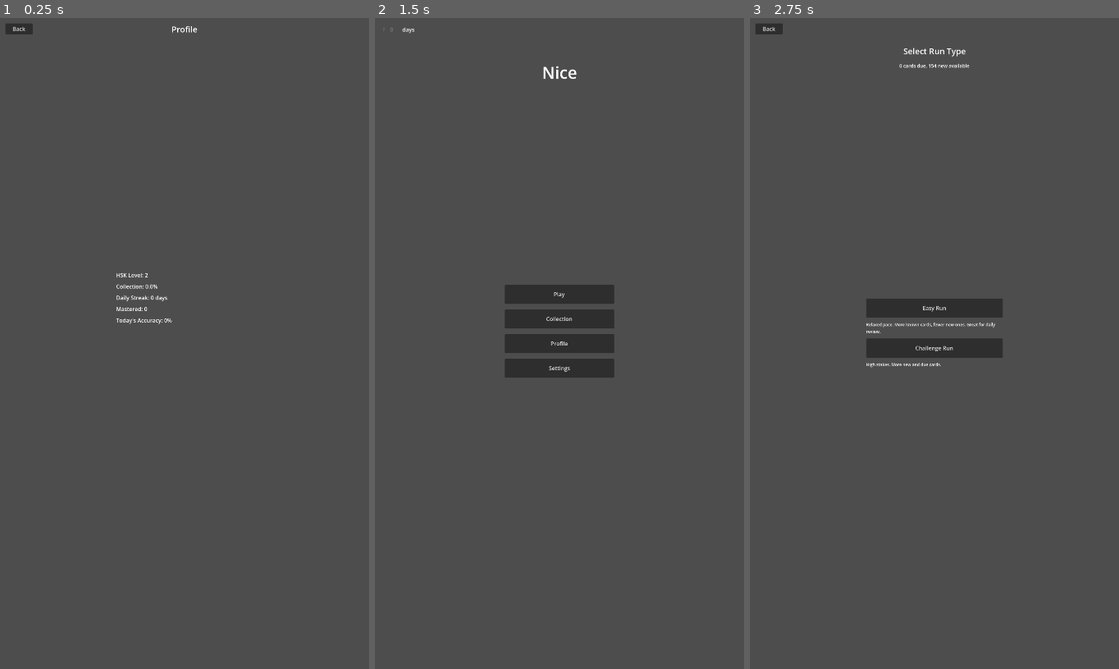
Above: before the commit, frames 1-3 (left to right).
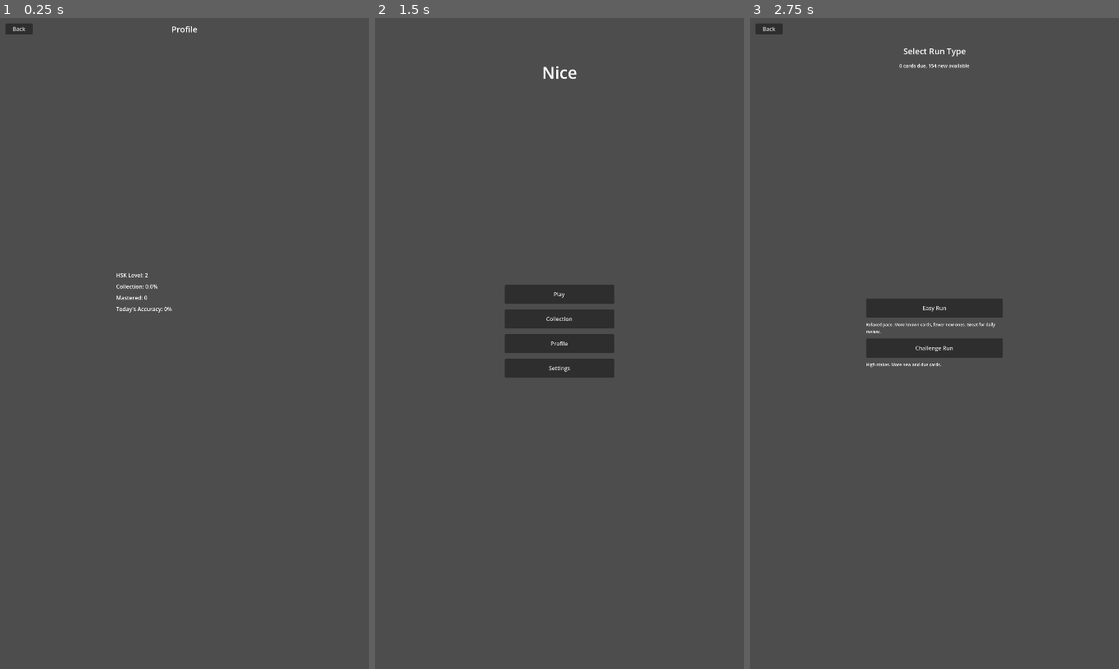
Above: after the commit, the same moments.

Repository: mikechin/Nice
Game: Godot game, scene res://scenes/screens/profile_screen.tscn
Two runs of this game, one before a commit and one after it. Both use one fixed random seed, a clock stepped at 60 frames per second and the inputs below. This scene is started directly instead of the project's main scene.
Inputs (mouse positions are in pixels of both pictures, inside the frame that each line leads up to):
- Up to frame 1 (0.25 s): no input
- Up to frame 2 (1.5 s): tap Enter at 0.5 s; move the mouse to (640, 310) at 0.52 s; click (640, 310) at 0.67 s; click "Back" at 1.25 s
- Up to frame 3 (2.75 s): click "Play" at 2 s

The runs differ from the first frame. In frame 1, 0.2% of the frame differs, in the area x 31-47%, y 42-48%; in frame 2, less than 0.1%; in frame 3, nothing differs.

Commit message:
Remove daily streak system
Deletes StreakTracker, StreakDisplay, and removes daily_streak from
GameState along with the streak_updated/streak_broken signals. Strips
streak references from MainMenu, ProfileScreen, MilestoneTracker, and
the test suites. Design intent for streaks remains in planning.md
(dopamine map, design philosophy) — only the implementation is gone.

Co-Authored-By: Claude Opus 4.6 (1M context) <noreply@anthropic.com>

Diff:
--- a/godot-project/scenes/components/streak_display.gd
+++ /dev/null
@@ -1,114 +0,0 @@
-## StreakDisplay — Shows the player's daily streak with a flame icon and day count.
-## Animates on streak updates. Gray when streak is 0.
-class_name StreakDisplay
-extends Control
-
-@onready var _flame_label: Label = $FlameLabel if has_node("FlameLabel") else null
-@onready var _count_label: Label = $CountLabel if has_node("CountLabel") else null
-@onready var _days_label: Label = $DaysLabel if has_node("DaysLabel") else null
-
-var _current_streak: int = 0
-var _tween: Tween
-
-const FLAME_ACTIVE_COLOR := Color(1.0, 0.5, 0.0)
-const FLAME_INACTIVE_COLOR := Color(0.4, 0.4, 0.4)
-const COUNT_ACTIVE_COLOR := Color(1.0, 0.85, 0.0)
-const COUNT_INACTIVE_COLOR := Color(0.5, 0.5, 0.5)
-
-
-func _ready() -> void:
-	_warn_missing_nodes()
-	SignalBus.streak_updated.connect(_on_streak_updated)
-	SignalBus.streak_broken.connect(_on_streak_broken)
-	_current_streak = GameState.daily_streak
-
-
-func _exit_tree() -> void:
-	SignalBus.streak_updated.disconnect(_on_streak_updated)
-	SignalBus.streak_broken.disconnect(_on_streak_broken)
-	_update_display()
-
-
-func set_streak(days: int) -> void:
-	var old_streak := _current_streak
-	_current_streak = days
-	_update_display()
-	if days > old_streak and days > 0:
-		_animate_streak_up()
-
-
-func get_streak() -> int:
-	return _current_streak
-
-
-func _update_display() -> void:
-	var is_active: bool = _current_streak > 0
-
-	if _flame_label:
-		_flame_label.text = "F"
-		_flame_label.add_theme_color_override("font_color",
-			FLAME_ACTIVE_COLOR if is_active else FLAME_INACTIVE_COLOR
-		)
-
-	if _count_label:
-		_count_label.text = str(_current_streak)
-		_count_label.add_theme_color_override("font_color",
-			COUNT_ACTIVE_COLOR if is_active else COUNT_INACTIVE_COLOR
-		)
-
-	if _days_label:
-		if _current_streak == 1:
-			_days_label.text = "day"
-		else:
-			_days_label.text = "days"
-
-
-func _animate_streak_up() -> void:
-	_kill_tween()
-	_tween = create_tween()
-	_tween.tween_property(self, "scale", Vector2(1.2, 1.2), 0.1).set_ease(Tween.EASE_OUT).set_trans(Tween.TRANS_BACK)
-	_tween.tween_property(self, "scale", Vector2.ONE, 0.15)
-
-
-func _animate_streak_broken() -> void:
-	_kill_tween()
-	_tween = create_tween()
-
-	# Shake
-	var orig_pos := position
-	_tween.tween_property(self, "position", orig_pos + Vector2(6, 0), 0.04)
-	_tween.tween_property(self, "position", orig_pos - Vector2(6, 0), 0.04)
-	_tween.tween_property(self, "position", orig_pos + Vector2(3, 0), 0.04)
-	_tween.tween_property(self, "position", orig_pos, 0.04)
-
-	# Fade to gray
-	if _flame_label:
-		_tween.parallel().tween_property(_flame_label, "modulate", Color(0.5, 0.5, 0.5), 0.3)
-		_tween.tween_callback(func() -> void:
-			if _flame_label:
-				_flame_label.modulate = Color.WHITE
-		)
-
-
-func _on_streak_updated(days: int) -> void:
-	set_streak(days)
-
-
-func _on_streak_broken() -> void:
-	_current_streak = 0
-	_update_display()
-	_animate_streak_broken()
-
-
-func _kill_tween() -> void:
-	if _tween and _tween.is_valid():
-		_tween.kill()
-
-
-func _warn_missing_nodes() -> void:
-	if _flame_label == null:
-		push_warning("streak_display.gd: missing node _flame_label")
-	if _count_label == null:
-		push_warning("streak_display.gd: missing node _count_label")
-	if _days_label == null:
-		push_warning("streak_display.gd: missing node _days_label")
--- a/godot-project/scenes/components/streak_display.tscn
+++ /dev/null
@@ -1,31 +0,0 @@
-[gd_scene load_steps=2 format=3]
-
-[ext_resource type="Script" path="res://scenes/components/streak_display.gd" id="1_script"]
-
-[node name="StreakDisplay" type="Control"]
-custom_minimum_size = Vector2(100, 36)
-script = ExtResource("1_script")
-
-[node name="FlameLabel" type="Label" parent="."]
-layout_mode = 1
-offset_right = 24.0
-offset_bottom = 36.0
-text = "F"
-horizontal_alignment = 1
-vertical_alignment = 1
-
-[node name="CountLabel" type="Label" parent="."]
-layout_mode = 1
-offset_left = 28.0
-offset_right = 60.0
-offset_bottom = 36.0
-text = "0"
-vertical_alignment = 1
-
-[node name="DaysLabel" type="Label" parent="."]
-layout_mode = 1
-offset_left = 64.0
-offset_right = 120.0
-offset_bottom = 36.0
-text = "days"
-vertical_alignment = 1
--- a/godot-project/scenes/screens/main_menu.gd
+++ b/godot-project/scenes/screens/main_menu.gd
@@ -8,7 +8,6 @@
 @onready var _profile_button: Button = $VBoxContainer/ProfileButton if has_node("VBoxContainer/ProfileButton") else null
 @onready var _settings_button: Button = $VBoxContainer/SettingsButton if has_node("VBoxContainer/SettingsButton") else null
 @onready var _title_label: Label = $TitleLabel if has_node("TitleLabel") else null
-@onready var _streak_display: Control = $StreakDisplay if has_node("StreakDisplay") else null
 
 
 func _ready() -> void:
@@ -17,12 +16,6 @@
 	_update_displays()
 	GameState.check_daily_reset()
 	AudioManager.play_music("main_menu")
-
-	SignalBus.streak_updated.connect(_on_streak_updated)
-
-
-func _exit_tree() -> void:
-	SignalBus.streak_updated.disconnect(_on_streak_updated)
 
 
 func _connect_buttons() -> void:
@@ -39,8 +32,6 @@
 func _update_displays() -> void:
 	if _title_label:
 		_title_label.text = "Nice"
-	if _streak_display and _streak_display.has_method("set_streak"):
-		_streak_display.set_streak(GameState.daily_streak)
 
 
 func _on_play_pressed() -> void:
@@ -63,11 +54,6 @@
 	SignalBus.screen_transition_requested.emit("settings")
 
 
-func _on_streak_updated(days: int) -> void:
-	if _streak_display and _streak_display.has_method("set_streak"):
-		_streak_display.set_streak(days)
-
-
 func _warn_missing_nodes() -> void:
 	if _play_button == null:
 		push_warning("main_menu.gd: missing node _play_button")
@@ -79,5 +65,3 @@
 		push_warning("main_menu.gd: missing node _settings_button")
 	if _title_label == null:
 		push_warning("main_menu.gd: missing node _title_label")
-	if _streak_display == null:
-		push_warning("main_menu.gd: missing node _streak_display")
--- a/godot-project/scenes/screens/main_menu.tscn
+++ b/godot-project/scenes/screens/main_menu.tscn
@@ -1,7 +1,6 @@
 [gd_scene format=3 uid="uid://3kx6fremdjys"]
 
 [ext_resource type="Script" uid="uid://creial77phmsh" path="res://scenes/screens/main_menu.gd" id="1_script"]
-[ext_resource type="PackedScene" path="res://scenes/components/streak_display.tscn" id="3_streak"]
 
 [node name="MainMenu" type="Control" unique_id=891755112]
 layout_mode = 3
@@ -26,14 +25,6 @@
 text = "Nice"
 horizontal_alignment = 1
 vertical_alignment = 1
-
-[node name="StreakDisplay" parent="." unique_id=2108767143 instance=ExtResource("3_streak")]
-layout_mode = 1
-anchors_preset = 0
-offset_left = 16.0
-offset_top = 16.0
-offset_right = 136.0
-offset_bottom = 52.0
 
 [node name="VBoxContainer" type="VBoxContainer" parent="." unique_id=1988387506]
 layout_mode = 1
--- a/godot-project/scenes/screens/profile_screen.gd
+++ b/godot-project/scenes/screens/profile_screen.gd
@@ -1,11 +1,10 @@
-## ProfileScreen — Displays player stats: HSK level, mastery percentage, streak,
+## ProfileScreen — Displays player stats: HSK level, mastery percentage,
 ## total mastered characters, and overall accuracy. Reads from GameState.
 class_name ProfileScreen
 extends Control
 
 @onready var _hsk_label: Label = $StatsContainer/HskLabel if has_node("StatsContainer/HskLabel") else null
 @onready var _mastery_label: Label = $StatsContainer/MasteryLabel if has_node("StatsContainer/MasteryLabel") else null
-@onready var _streak_label: Label = $StatsContainer/StreakLabel if has_node("StatsContainer/StreakLabel") else null
 @onready var _mastered_label: Label = $StatsContainer/MasteredLabel if has_node("StatsContainer/MasteredLabel") else null
 @onready var _accuracy_label: Label = $StatsContainer/AccuracyLabel if has_node("StatsContainer/AccuracyLabel") else null
 @onready var _tier_breakdown: VBoxContainer = $TierBreakdown if has_node("TierBreakdown") else null
@@ -21,12 +20,10 @@
 	_update_stats()
 
 	SignalBus.character_mastered.connect(_on_character_mastered)
-	SignalBus.streak_updated.connect(_on_streak_updated)
 
 
 func _exit_tree() -> void:
 	SignalBus.character_mastered.disconnect(_on_character_mastered)
-	SignalBus.streak_updated.disconnect(_on_streak_updated)
 
 
 func _update_stats() -> void:
@@ -53,10 +50,6 @@
 	var total_mastered: int = epic_chars.size() + legend_chars.size()
 	if _mastered_label:
 		_mastered_label.text = "Mastered: %d" % total_mastered
-
-	# Streak
-	if _streak_label:
-		_streak_label.text = "Daily Streak: %d days" % GameState.daily_streak
 
 	# Accuracy
 	var answered: int = GameState.cards_answered_today
@@ -101,10 +94,6 @@
 	_update_stats()
 
 
-func _on_streak_updated(_days: int) -> void:
-	_update_stats()
-
-
 func _on_back_pressed() -> void:
 	SignalBus.screen_transition_requested.emit("main_menu")
 
@@ -114,8 +103,6 @@
 		push_warning("profile_screen.gd: missing node _hsk_label")
 	if _mastery_label == null:
 		push_warning("profile_screen.gd: missing node _mastery_label")
-	if _streak_label == null:
-		push_warning("profile_screen.gd: missing node _streak_label")
 	if _mastered_label == null:
 		push_warning("profile_screen.gd: missing node _mastered_label")
 	if _accuracy_label == null:
--- a/godot-project/scenes/screens/profile_screen.tscn
+++ b/godot-project/scenes/screens/profile_screen.tscn
@@ -56,10 +56,6 @@
 layout_mode = 2
 text = "Collection: --"
 
-[node name="StreakLabel" type="Label" parent="StatsContainer"]
-layout_mode = 2
-text = "Daily Streak: --"
-
 [node name="MasteredLabel" type="Label" parent="StatsContainer"]
 layout_mode = 2
 text = "Mastered: --"
--- a/godot-project/src/autoload/game_state.gd
+++ b/godot-project/src/autoload/game_state.gd
@@ -5,7 +5,6 @@
 
 # --- Player Profile ---
 var player_hsk_level: int = 2
-var daily_streak: int = 0
 var last_play_date: String = ""
 var unlocked_characters: Dictionary = {}  # character -> true
 
@@ -83,7 +82,6 @@
 func to_save_dict() -> Dictionary:
 	return {
 		"player_hsk_level": player_hsk_level,
-		"daily_streak": daily_streak,
 		"last_play_date": last_play_date,
 		"unlocked_characters": unlocked_characters,
 		"cards_answered_today": cards_answered_today,
@@ -94,7 +92,6 @@
 
 func load_from_dict(data: Dictionary) -> void:
 	player_hsk_level = data.get("player_hsk_level", 2)
-	daily_streak = data.get("daily_streak", 0)
 	last_play_date = data.get("last_play_date", "")
 	unlocked_characters = data.get("unlocked_characters", {})
 	cards_answered_today = data.get("cards_answered_today", 0)
--- a/godot-project/src/autoload/signal_bus.gd
+++ b/godot-project/src/autoload/signal_bus.gd
@@ -22,8 +22,6 @@
 signal hsk_level_changed(old_level: int, new_level: int)
 signal character_mastered(character: String)
 signal character_decaying(character: String)
-signal streak_updated(days: int)
-signal streak_broken()
 signal milestone_achieved(milestone_id: String)
 
 # --- UI Signals ---
--- a/godot-project/src/progression/milestone_tracker.gd
+++ b/godot-project/src/progression/milestone_tracker.gd
@@ -54,11 +54,6 @@
 		set_progress("mastery_100", stats["total_characters_mastered"])
 		set_progress("mastery_500", stats["total_characters_mastered"])
 
-	if stats.has("current_streak"):
-		set_progress("streak_7", stats["current_streak"])
-		set_progress("streak_30", stats["current_streak"])
-		set_progress("streak_100", stats["current_streak"])
-
 	if stats.has("total_runs"):
 		set_progress("runs_10", stats["total_runs"])
 		set_progress("runs_100", stats["total_runs"])
--- a/godot-project/src/progression/streak_tracker.gd
+++ /dev/null
@@ -1,67 +0,0 @@
-## StreakTracker — Tracks daily play streaks.
-class_name StreakTracker
-extends RefCounted
-
-var current_streak: int = 0
-var longest_streak: int = 0
-var last_play_date: String = ""
-
-
-func record_today() -> void:
-	var today := _get_today()
-	if today == last_play_date:
-		return  # Already recorded today
-
-	if _is_consecutive(last_play_date, today):
-		current_streak += 1
-	else:
-		# Streak broken — reset
-		if current_streak > 0:
-			SignalBus.streak_broken.emit()
-		current_streak = 1
-
-	longest_streak = maxi(longest_streak, current_streak)
-	last_play_date = today
-	SignalBus.streak_updated.emit(current_streak)
-
-
-func check_streak_broken() -> bool:
-	var today := _get_today()
-	if last_play_date == "":
-		return false
-	return not _is_consecutive(last_play_date, today) and last_play_date != today
-
-
-func get_streak() -> int:
-	return current_streak
-
-
-func _get_today() -> String:
-	var dt := Time.get_datetime_dict_from_system()
-	return "%04d-%02d-%02d" % [dt["year"], dt["month"], dt["day"]]
-
-
-func _is_consecutive(date_a: String, date_b: String) -> bool:
-	if date_a == "" or date_b == "":
-		return false
-	# Parse dates and check if b is exactly 1 day after a
-	var unix_a := Time.get_unix_time_from_datetime_string(date_a + "T00:00:00")
-	var unix_b := Time.get_unix_time_from_datetime_string(date_b + "T00:00:00")
-	var diff := unix_b - unix_a
-	return diff > 0 and diff <= 86400
-
-
-func to_dict() -> Dictionary:
-	return {
-		"current_streak": current_streak,
-		"longest_streak": longest_streak,
-		"last_play_date": last_play_date,
-	}
-
-
-static func from_dict(data: Dictionary) -> StreakTracker:
-	var st := StreakTracker.new()
-	st.current_streak = data.get("current_streak", 0)
-	st.longest_streak = data.get("longest_streak", 0)
-	st.last_play_date = data.get("last_play_date", "")
-	return st
--- a/godot-project/tests/autoload/test_game_state.gd
+++ b/godot-project/tests/autoload/test_game_state.gd
@@ -15,14 +15,12 @@
 func test_to_save_dict_has_expected_keys() -> void:
 	var d := state.to_save_dict()
 	assert_bool(d.has("player_hsk_level")).is_true()
-	assert_bool(d.has("daily_streak")).is_true()
 	assert_bool(d.has("session_history")).is_true()
 
 
 func test_to_save_dict_default_values() -> void:
 	var d := state.to_save_dict()
 	assert_int(d["player_hsk_level"]).is_equal(2)
-	assert_int(d["daily_streak"]).is_equal(0)
 
 
 func test_initial_run_state() -> void:
@@ -33,7 +31,6 @@
 func test_load_from_dict_restores_state() -> void:
 	var data := {
 		"player_hsk_level": 4,
-		"daily_streak": 7,
 		"last_play_date": "2024-01-15",
 		"unlocked_characters": {},
 		"cards_answered_today": 10,
@@ -42,7 +39,6 @@
 	}
 	state.load_from_dict(data)
 	assert_int(state.player_hsk_level).is_equal(4)
-	assert_int(state.daily_streak).is_equal(7)
 
 
 func test_to_save_dict_includes_daily_stats() -> void:
--- a/godot-project/tests/autoload/test_signal_bus.gd
+++ b/godot-project/tests/autoload/test_signal_bus.gd
@@ -29,5 +29,4 @@
 
 func test_has_progression_signals() -> void:
 	assert_bool(bus.has_signal("character_mastered")).is_true()
-	assert_bool(bus.has_signal("streak_updated")).is_true()
 	assert_bool(bus.has_signal("milestone_achieved")).is_true()
--- a/godot-project/tests/progression/test_milestone_tracker.gd
+++ b/godot-project/tests/progression/test_milestone_tracker.gd
@@ -16,18 +16,11 @@
 	a1.reward_coins = 50
 	defs.append(a1)
 
-	var a2 := AchievementData.new()
-	a2.achievement_id = "streak_7"
-	a2.title = "One Week Streak"
-	a2.requirement_value = 7
-	a2.reward_coins = 100
-	defs.append(a2)
-
 	tracker.register_definitions(defs)
 
 
 func test_register_definitions_sets_count() -> void:
-	assert_int(tracker.get_total_count()).is_equal(2)
+	assert_int(tracker.get_total_count()).is_equal(1)
 
 
 func test_set_progress_and_get_progress() -> void:
@@ -69,16 +62,9 @@
 	assert_bool("mastery_10" in newly).is_true()
 
 
-func test_update_from_stats_streak() -> void:
-	var stats := {"current_streak": 7}
-	var newly := tracker.update_from_stats(stats)
-	assert_bool("streak_7" in newly).is_true()
-
-
 func test_completion_percentage() -> void:
 	tracker.set_progress("mastery_10", 15)
-	tracker.set_progress("streak_7", 10)
 	tracker.check_all()
 	var pct := tracker.get_completion_percentage()
-	# 2 out of 2 completed
+	# 1 out of 1 completed
 	assert_float(pct).is_equal_approx(1.0, 0.01)
--- a/godot-project/tests/progression/test_streak_tracker.gd
+++ /dev/null
@@ -1,110 +0,0 @@
-## Tests for StreakTracker — daily play streak tracking.
-extends GdUnitTestSuite
-
-var _tracker: StreakTracker
-
-
-func before_test() -> void:
-	_tracker = StreakTracker.new()
-
-
-# -- record_first_day --
-
-func test_record_first_day_sets_streak_to_one() -> void:
-	_tracker.record_today()
-	assert_int(_tracker.current_streak).is_equal(1)
-
-
-func test_record_first_day_sets_longest() -> void:
-	_tracker.record_today()
-	assert_int(_tracker.longest_streak).is_equal(1)
-
-
-func test_record_first_day_sets_last_play_date() -> void:
-	_tracker.record_today()
-	assert_bool(_tracker.last_play_date.length() > 0).is_true()
-
-
-# -- consecutive_days --
-
-func test_consecutive_days_increment() -> void:
-	# Simulate consecutive days by manipulating internal state
-	# Day 1
-	_tracker.current_streak = 0
-	_tracker.last_play_date = ""
-	_tracker.record_today()
-	assert_int(_tracker.current_streak).is_equal(1)
-
-	# Simulate yesterday by setting last_play_date to yesterday
-	var yesterday_unix := Time.get_unix_time_from_system() - 86400.0
-	var dt := Time.get_datetime_dict_from_unix_time(int(yesterday_unix))
-	_tracker.last_play_date = "%04d-%02d-%02d" % [dt["year"], dt["month"], dt["day"]]
-
-	_tracker.record_today()
-	assert_int(_tracker.current_streak).is_equal(2)
-
-
-func test_consecutive_days_longest_tracked() -> void:
-	# First day
-	_tracker.record_today()
-	# Set last_play_date to yesterday to simulate consecutive
-	var yesterday_unix := Time.get_unix_time_from_system() - 86400.0
-	var dt := Time.get_datetime_dict_from_unix_time(int(yesterday_unix))
-	_tracker.last_play_date = "%04d-%02d-%02d" % [dt["year"], dt["month"], dt["day"]]
-	_tracker.record_today()
-	assert_int(_tracker.longest_streak).is_equal(2)
-
-
-# -- same day no double count --
-
-func test_same_day_no_double_count() -> void:
-	_tracker.record_today()
-	_tracker.record_today()
-	assert_int(_tracker.current_streak).is_equal(1)
-
-
-# -- broken streak --
-
-func test_missed_day_breaks_streak() -> void:
-	_tracker.current_streak = 5
-	_tracker.longest_streak = 5
-	# Set last_play_date to 3 days ago (not consecutive)
-	var three_days_ago := Time.get_unix_time_from_system() - 86400.0 * 3.0
-	var dt := Time.get_datetime_dict_from_unix_time(int(three_days_ago))
-	_tracker.last_play_date = "%04d-%02d-%02d" % [dt["year"], dt["month"], dt["day"]]
-
-	_tracker.record_today()
-	assert_int(_tracker.current_streak).is_equal(1)
-	assert_int(_tracker.longest_streak).is_equal(5)
-
-
-func test_check_streak_broken_no_play_yet() -> void:
-	assert_bool(_tracker.check_streak_broken()).is_false()
-
-
-func test_check_streak_broken_after_gap() -> void:
-	var three_days_ago := Time.get_unix_time_from_system() - 86400.0 * 3.0
-	var dt := Time.get_datetime_dict_from_unix_time(int(three_days_ago))
-	_tracker.last_play_date = "%04d-%02d-%02d" % [dt["year"], dt["month"], dt["day"]]
-	assert_bool(_tracker.check_streak_broken()).is_true()
-
-
-# -- serialization --
-
-func test_to_dict() -> void:
-	_tracker.record_today()
-	var dict := _tracker.to_dict()
-	assert_int(dict["current_streak"]).is_equal(1)
-	assert_int(dict["longest_streak"]).is_equal(1)
-	assert_bool(dict["last_play_date"].length() > 0).is_true()
-
-
-func test_from_dict_round_trip() -> void:
-	_tracker.current_streak = 7
-	_tracker.longest_streak = 14
-	_tracker.last_play_date = "2026-04-09"
-	var dict := _tracker.to_dict()
-	var restored := StreakTracker.from_dict(dict)
-	assert_int(restored.current_streak).is_equal(7)
-	assert_int(restored.longest_streak).is_equal(14)
-	assert_str(restored.last_play_date).is_equal("2026-04-09")
Not shown, removed: godot-project/scenes/components/streak_display.gd.uid
Not shown, removed: godot-project/src/progression/streak_tracker.gd.uid
Not shown, removed: godot-project/tests/progression/test_streak_tracker.gd.uid
Not shown, changed: docs/planning.md
